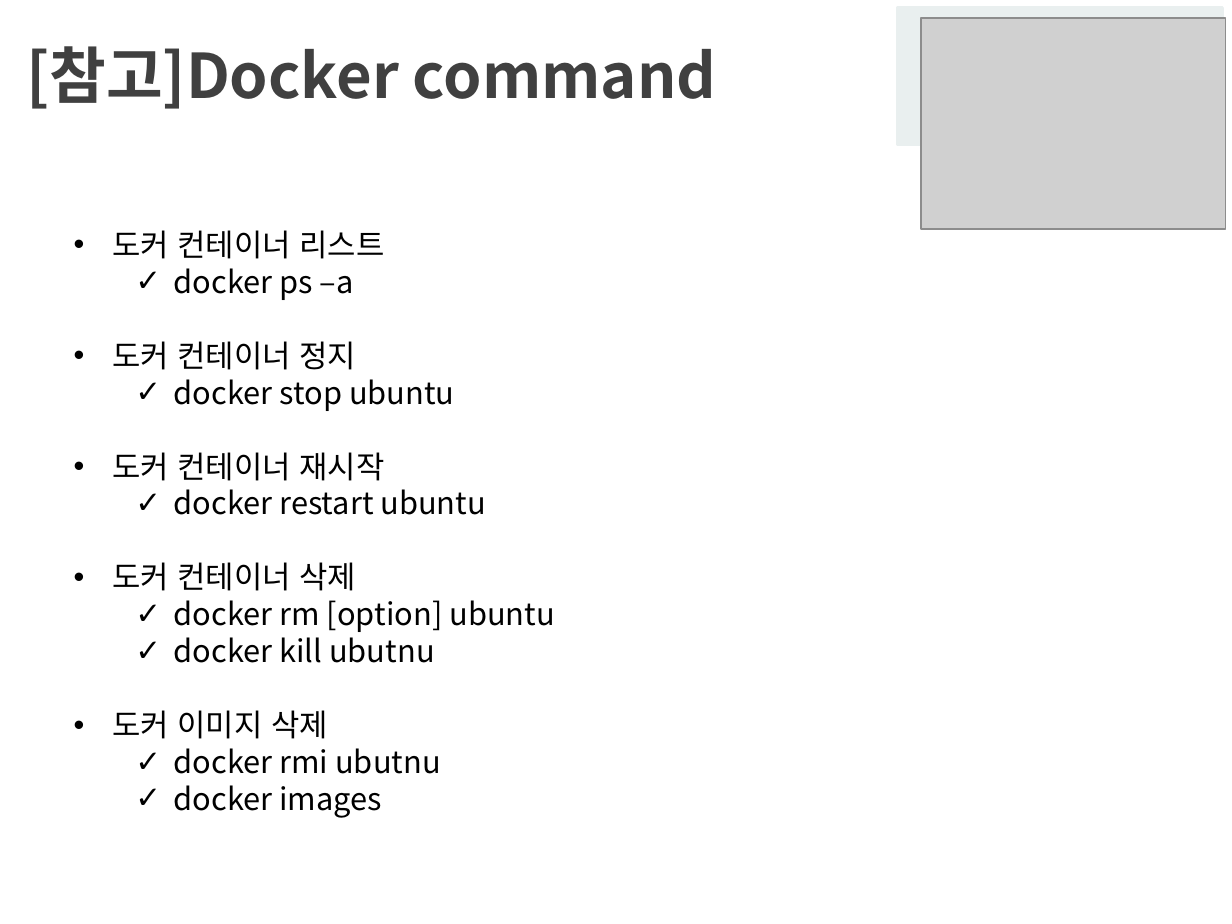
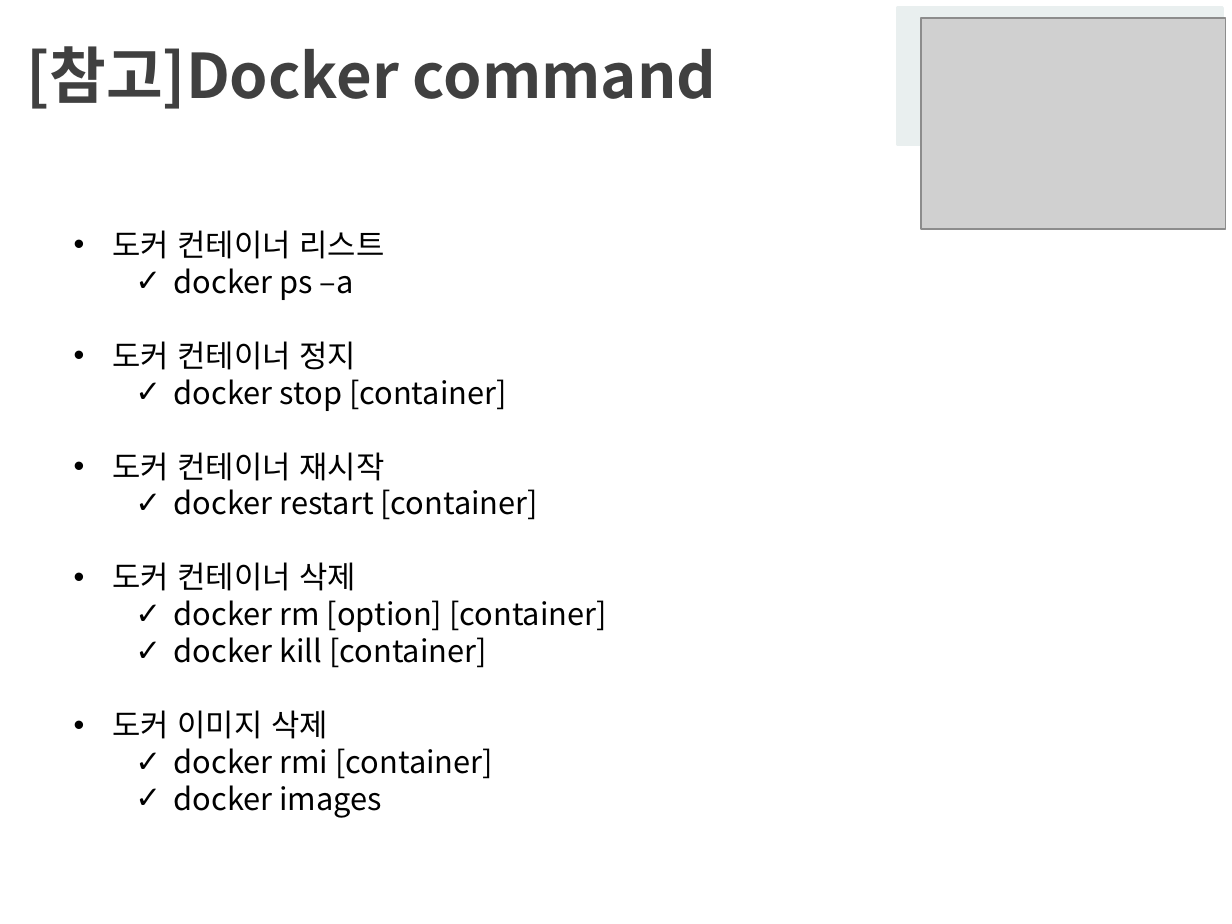
Before and after one commit to rndlr96/Conference-Data, a slide deck: slide 28 of pandog_docker[4.26].pptx (slide 22 before the commit). Drawn at 1232x924 pixels with LibreOffice and Linux fonts; fonts in the diff are those of the drawing; grey boxes stand for pictures; background and template pictures are left out. Boxes give left, top, right and bottom in pixels: in the first picture for what was removed or moved away, otherwise in the second. Text is boxed around its words. In the diff, an @@ line names an element or a change of style, - is before the commit and + after.

```diff
--- a/pandog_docker[4.26].pptx
+++ b/pandog_docker[4.26].pptx
@@ text at <box>174,379,507,411</box>: text changed @@
-    ✓ docker stop ubuntu
+    ✓ docker stop [container]
@@ text at <box>174,489,539,520</box>: text changed @@
-    ✓ docker restart ubuntu
+    ✓ docker restart [container]
@@ text at <box>174,600,607,668</box>: text changed @@
-    ✓ docker rm [option] ubuntu
-    ✓ docker kill ubutnu
+    ✓ docker rm [option] [container]
+    ✓ docker kill [container]
@@ text at <box>174,748,493,779</box>: text changed @@
-    ✓ docker rmi ubutnu
+    ✓ docker rmi [container]
```
Also in this commit, not shown: 3 other slides changed, 7 slides added.
